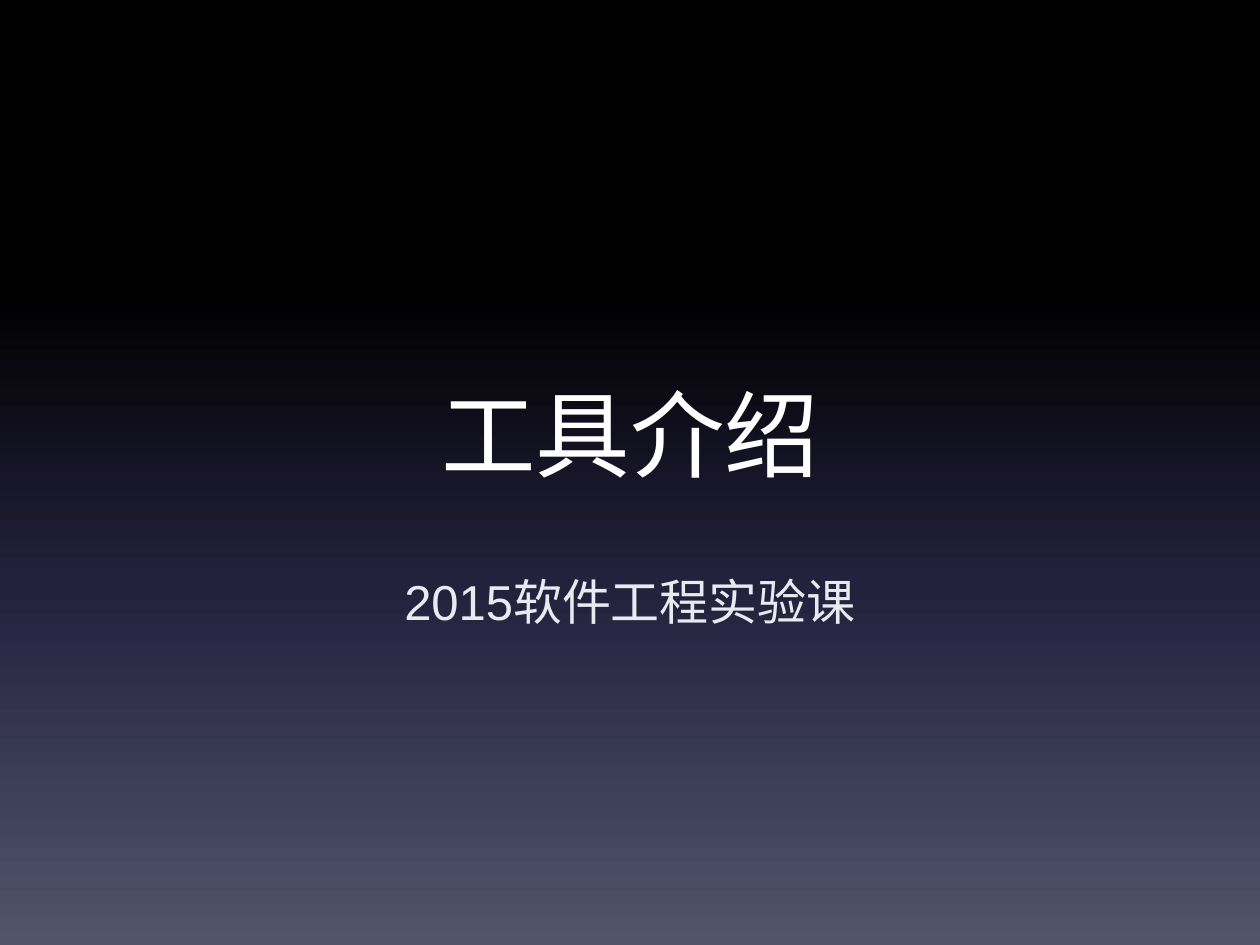
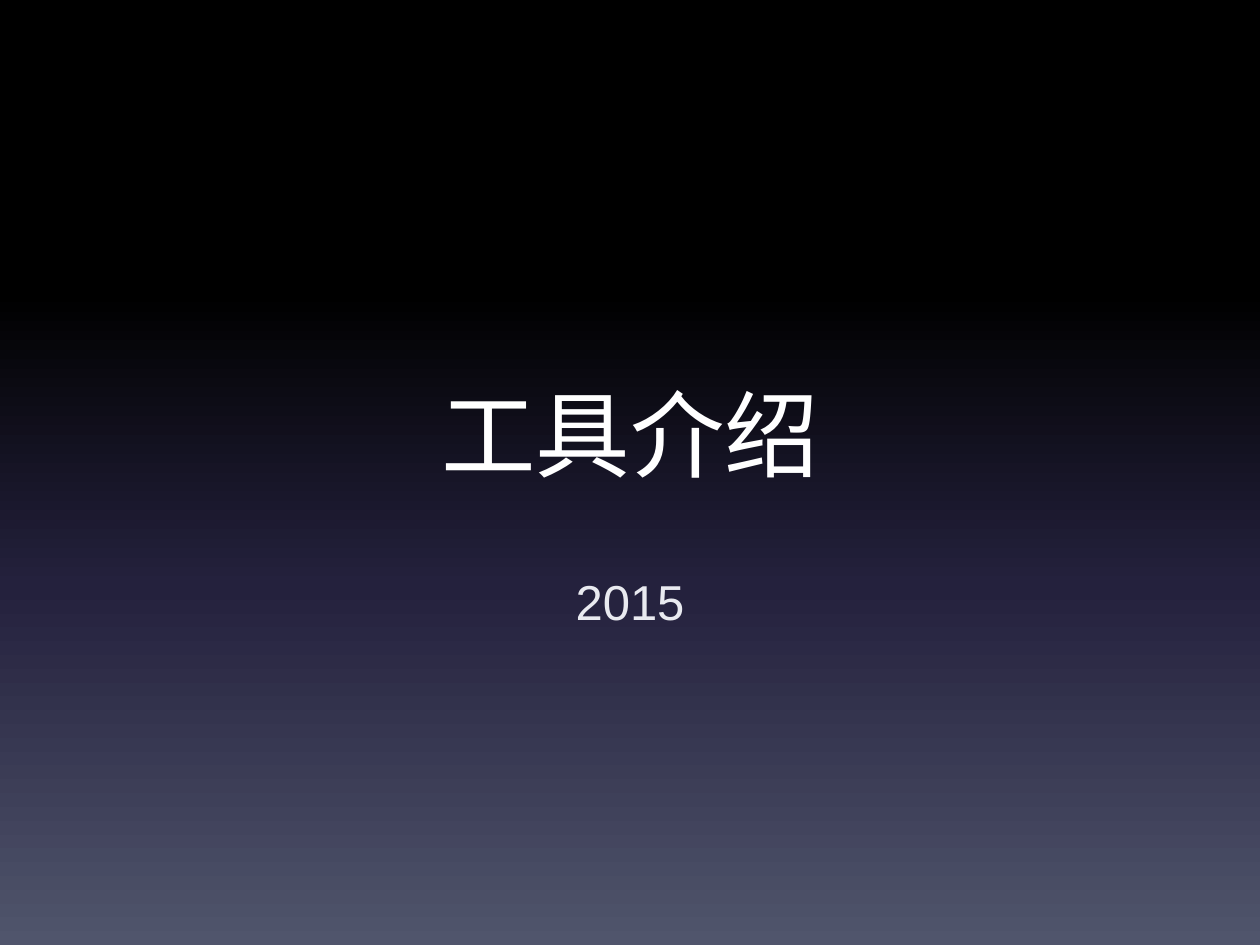
Before and after one commit to bhsei/ppt, a slide deck: slide 1 of 工具介绍.pptx. Drawn at 1260x945 pixels with LibreOffice and Linux fonts; fonts in the diff are those of the drawing. Boxes give left, top, right and bottom in pixels: in the first picture for what was removed or moved away, otherwise in the second. Text is boxed around its words. In the diff, an @@ line names an element or a change of style, - is before the commit and + after.

Commit message:
2-ppt-分工表
工具介绍.ppt：新建，添加工具介绍，截图
人员分工.xls: 更新小明休假情况更共分配等
需求规格说明书：更新建模方法，丰富北京介绍内容

```diff
--- a/工具介绍.pptx
+++ b/工具介绍.pptx
@@ subtitle at (x1=576, y1=586, x2=685, y2=621): text changed @@
-2015软件工程实验课
+2015
```
